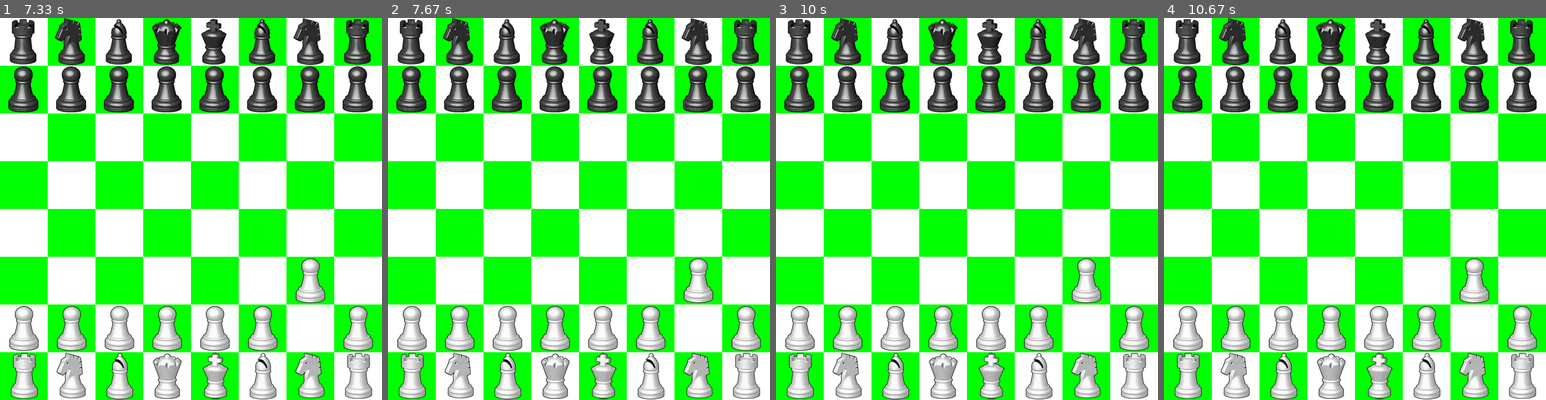
Above: before the commit, frames 1-4 (left to right).
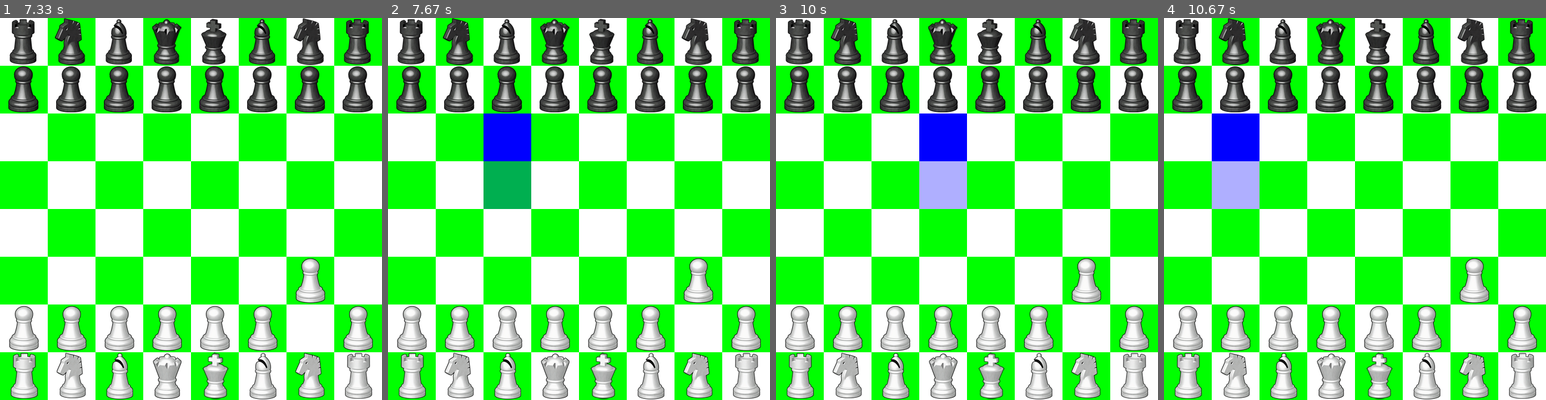
Above: after the commit, the same moments.

Repository: JuanPombo/chess
Game: pygame game, started from tryChess/trys.py
Same seed, same stepped clock (60 frames per second), same inputs: the game is played once before the commit and once after it.
Inputs (mouse positions are in pixels of both pictures, inside the frame that each line leads up to):
- Up to frame 1 (7.33 s): click (332, 342) at 1.88 s; click (290, 270) at 3.22 s
- Up to frame 2 (7.67 s): click (517, 86) at 7.38 s
- Up to frame 3 (10 s): click (928, 193) at 7.72 s; click (875, 109) at 8.08 s; click (1077, 239) at 8.55 s; click (951, 82) at 9.78 s
- Up to frame 4 (10.67 s): click (1374, 102) at 10.12 s; click (1251, 75) at 10.45 s

Frame 1 is identical in both runs. In frame 2, 3.1% of the frame differs, in the area x 25-38%, y 25-50%; in frame 3, 3.1%; in frame 4, 3.1%.

Commit message:
I have added some blue hints for the black pawns

Diff:
--- a/tryChess/trys.py
+++ b/tryChess/trys.py
@@ -11,7 +11,9 @@
 WHITE = (255, 255, 255)
 RED   = (255,   0,   0)
 GREEN = (  0, 255,   0)
-BLUE  = (  0,   0, 255)
+BLUE  = (  0,   0, 255, 80)
+
+transparentSurface = pygame.Surface((80,80), pygame.SRCALPHA)
 
 sizePiece = (80,80)
 #BLACK PIECES
@@ -94,6 +96,7 @@
            [True]]
 move = pygame.Vector2(0,0)
 matrix[2] = True
+cont = 0
 while True:
     for event in pygame.event.get():#Exit event
         if event.type == pygame.MOUSEBUTTONDOWN:
@@ -114,7 +117,6 @@
                 pygame.draw.rect(DISPLAYSURF,WHITE,(j+80,i,80,80))
                 if (j >= 480):
                     white = True
-
     #BLACK PIECES
     DISPLAYSURF.blit(kingB,matrix[0][4][0])
     DISPLAYSURF.blit(queenB,matrix[0][3][0])
@@ -149,6 +151,7 @@
     DISPLAYSURF.blit(pawnW5,matrix[1][13][0])
     DISPLAYSURF.blit(pawnW6,matrix[1][14][0])
     DISPLAYSURF.blit(pawnW7,matrix[1][15][0])
+    pygame.draw.rect(transparentSurface, BLUE, (0,0, 80, 80))
 
     if matrix[2] != True:#Turn in check the clikc on the Black pieces for avoid error
         for i in range(1):
@@ -708,6 +711,8 @@
         for i in range(8,16): #PEON'S BLACK 0-7
             if (matrix[0][i][1] == True):
                 if matrix[0][i][2] == True:
+                    DISPLAYSURF.blit(transparentSurface, (matrix[0][i][0].x,matrix[0][i][0].y+80))
+                    DISPLAYSURF.blit(transparentSurface, (matrix[0][i][0].x,matrix[0][i][0].y+160))
                     if (matrix[0][i][0].x<mousePos.x<matrix[0][i][0].x+80 and matrix[0][i][0].y+80<mousePos.y<matrix[0][i][0].y+240):
                         if (mousePos.y - matrix[0][i][0].y < 160):
                             matrix[0][i][0] = pygame.Vector2(matrix[0][i][0].x,matrix[0][i][0].y+80)
@@ -721,12 +726,22 @@
                             matrix[0][i][2] = False
                             mousePos = pygame.Vector2(-1,-1)
                             matrix[2] = True
-                elif (matrix[0][i][0].x<mousePos.x<matrix[0][i][0].x+80 and matrix[0][i][0].y+80<mousePos.y<matrix[0][i][0].y+160):
+                for j in range(16):#Check if front of it isn't pieces and print blue hints
+                    if ((matrix[0][i][0].x , matrix[0][i][0].y + 80) != (matrix[1][j][0].x , matrix[1][j][0].y )):
+                        print(matrix[0][0][0].x == matrix[0][0][0].x)
+                        DISPLAYSURF.blit(transparentSurface, (matrix[0][i][0].x,matrix[0][i][0].y+80))
+
+                if (matrix[0][i][0].x<mousePos.x<matrix[0][i][0].x+80 and matrix[0][i][0].y+80<mousePos.y<matrix[0][i][0].y+160):
                     matrix[0][i][0] = pygame.Vector2(matrix[0][i][0].x,matrix[0][i][0].y+80)
                     matrix[0][i][1] = False
                     mousePos = pygame.Vector2(-1,-1)
                     matrix[2] = True
-                elif (matrix[0][i][0].x-80<mousePos.x<matrix[0][i][0].x and matrix[0][i][0].y+80<mousePos.y<matrix[0][i][0].y+160):#Capture to the left
+                for j in range(16):#Print the blue hints when the pawn can capture
+                    if((matrix[0][i][0].x - 80, matrix[0][i][0].y + 80) == (matrix[1][j][0].x , matrix[1][j][0].y )):
+                        DISPLAYSURF.blit(transparentSurface, (matrix[0][i][0].x-80,matrix[0][i][0].y+80))
+                    elif((matrix[0][i][0].x + 80, matrix[0][i][0].y + 80) == (matrix[1][j][0].x , matrix[1][j][0].y )):
+                        DISPLAYSURF.blit(transparentSurface, (matrix[0][i][0].x+80,matrix[0][i][0].y+80))
+                if (matrix[0][i][0].x-80<mousePos.x<matrix[0][i][0].x and matrix[0][i][0].y+80<mousePos.y<matrix[0][i][0].y+160):#Capture to the left
                      for j in range(16):
                           if(matrix[0][i][0].x-80 == matrix[1][j][0].x and matrix[0][i][0].y+80 == matrix[1][j][0].y):
                                 matrix[0][i][0] = pygame.Vector2(matrix[0][i][0].x-80,matrix[0][i][0].y+80)
@@ -1329,6 +1344,5 @@
                 if not (matrix[1][i][0].x<mousePos.x<matrix[1][i][0].x+80 and matrix[1][i][0].y-80<mousePos.y<matrix[1][i][0].y+80):
                     matrix[1][i][1] = False
 
-    print(matrix[2])
     pygame.display.flip()
     pygame.display.update()
